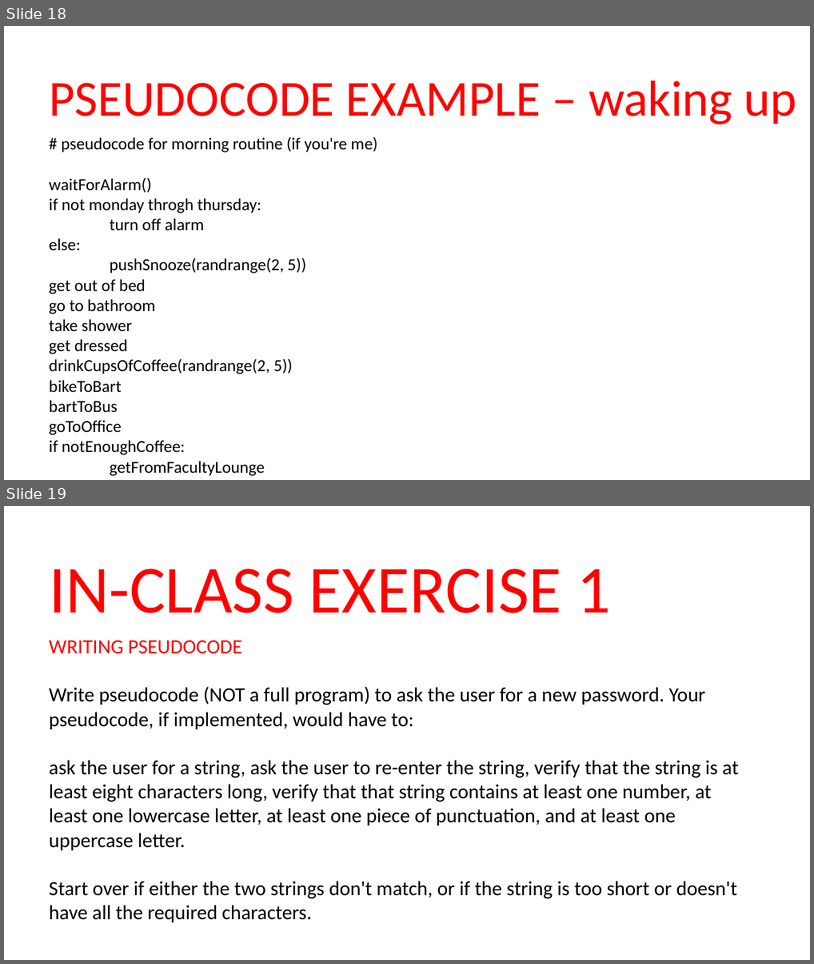
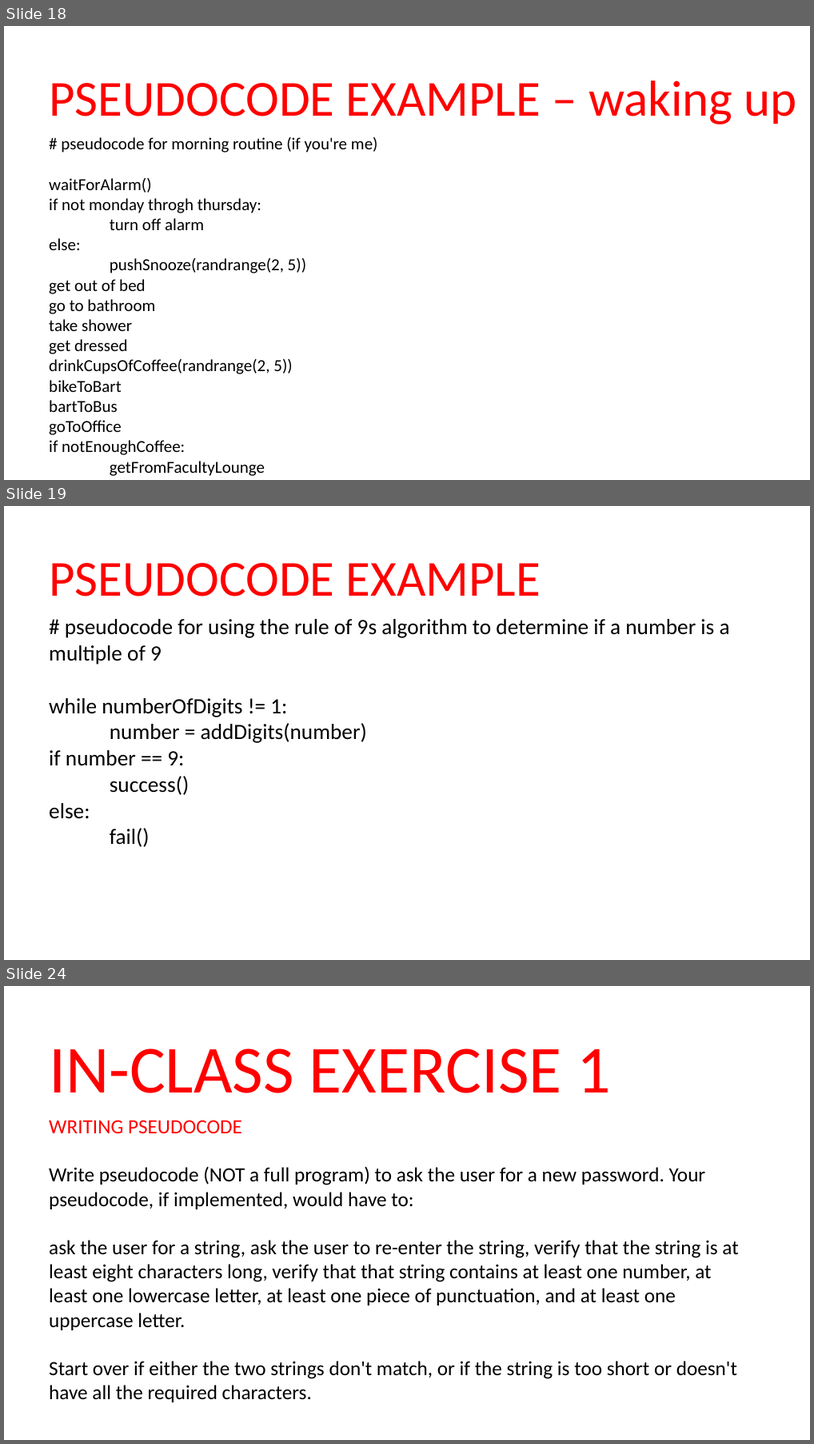
Before and after one commit to ben-allen/CIS-001, a slide deck: slides/functions-strings-pseudocode-unrevised.pptx. Shown one above the other, each under a label of ours: slides 18 and 19 before the commit, slides 18, 19 and 24 after it; the slides between them are not shown. The pictures are 814x964 and 814x1444 pixels, drawn with LibreOffice and Linux fonts; fonts in the diff are those of the drawing. Boxes give left, top, right and bottom in pixels: in the first picture for what was removed or moved away, otherwise in the second. Text is boxed around its words. In the diff, an @@ line names an element or a change of style, - is before the commit and + after.

```diff
--- a/slides/functions-strings-pseudocode-unrevised.pptx
+++ b/slides/functions-strings-pseudocode-unrevised.pptx
@@ slide 19 added at box(4, 506, 810, 960), background #FFFFFF @@
@@ text added at box(49, 563, 541, 596), 60 pt, text #FF0000 @@
+PSEUDOCODE EXAMPLE
@@ text added at box(49, 619, 730, 847), 26 pt, text #000000 @@
+# pseudocode for using the rule of 9s algorithm to determine if a number is a multiple of 9
+while numberOfDigits != 1:
+number = addDigits(number)
+if number == 9:
+success()
+else:
+fail()
@@ what was slide 19 is now slide 24 @@
```
Also in this commit, not shown: 1 slide changed, 4 other slides added.
